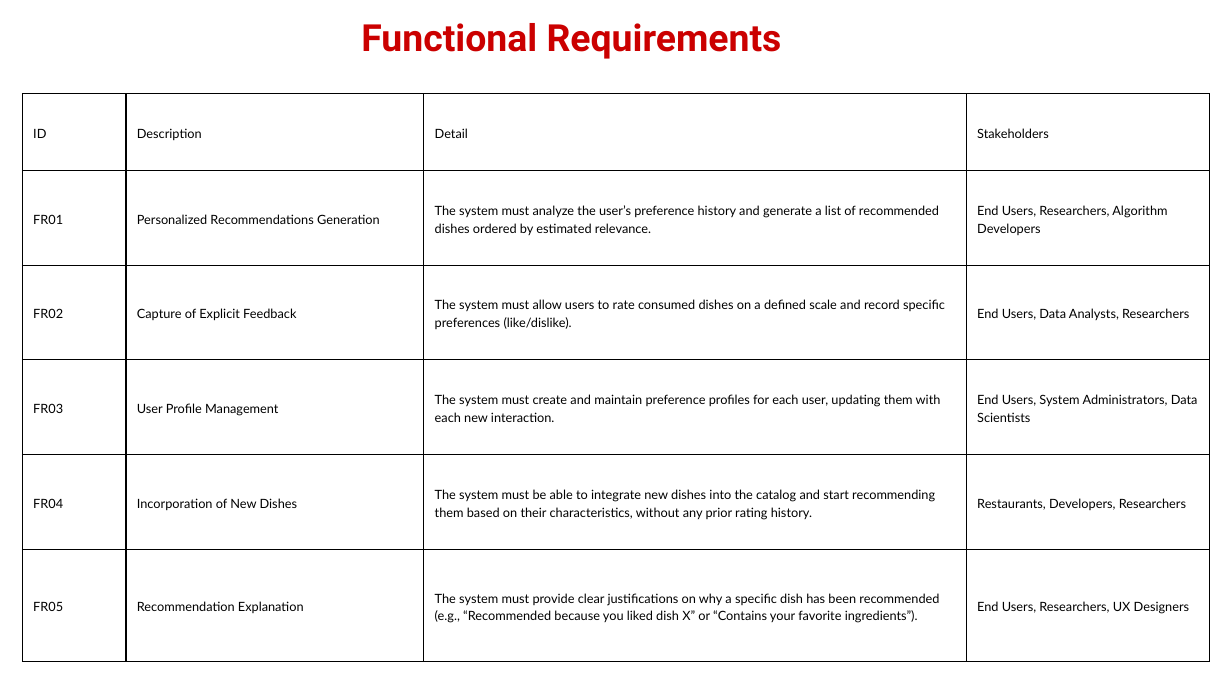
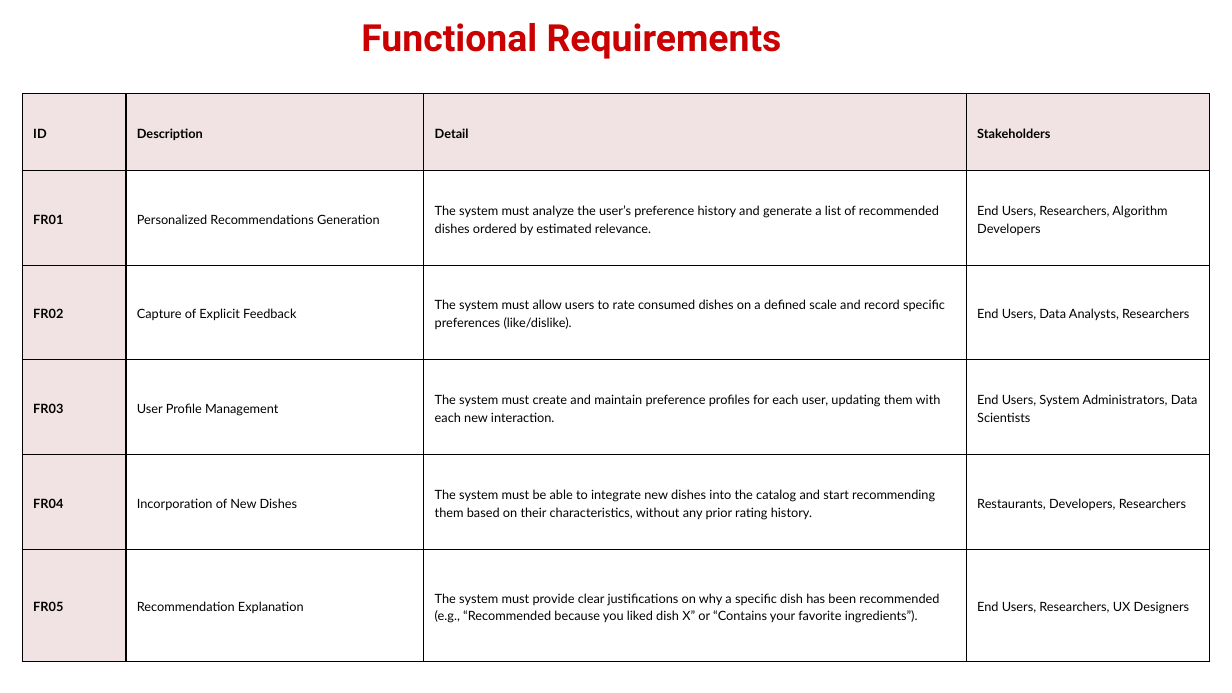
Before and after one commit to Jucer74/SoftwareArchitecture, a slide deck: slide 4 of Project/Context/tastebud.context.pptx. Drawn at 1232x693 pixels with LibreOffice and Linux fonts; fonts in the diff are those of the drawing; background and template pictures are left out. Boxes give left, top, right and bottom in pixels: in the first picture for what was removed or moved away, otherwise in the second. Text is boxed around its words. In the diff, an @@ line names an element or a change of style, - is before the commit and + after.

Commit message:
updated the context pptx
added QA and Stakeholder Relations

```diff
--- a/Project/Context/tastebud.context.pptx
+++ b/Project/Context/tastebud.context.pptx
@@ table at bbox=[22, 94, 1210, 662] @@
@@ fill #FFFFFF to #F1E3E3 in 9 cells @@
@@ bold on in "ID", "Description", "Detail", "Stakeholders" and 5 more places @@
```
Also in this commit, not shown: 1 other slide changed, 2 slides added.
